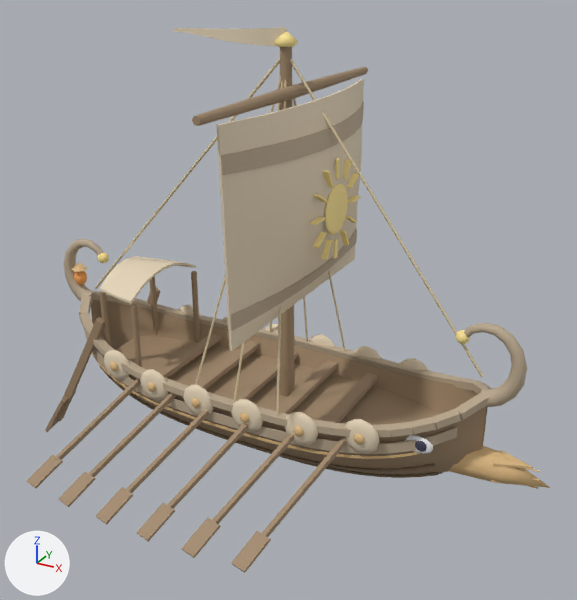
A saved change to the glTF model assets/models/civ/civ.ship.glb.
Both versions are drawn from a camera (50 mm lens) standing at (2.1, -3.52, 2.46) and looking at (0.18, -0.03, 0.72). Lighting does not change. The marker at lower left points along +X, +Y and +Z. The older version comes first. Vertices at exactly the same position are counted once.

Objects in the first picture: 'Bronze', 'Door', 'Ember', 'EyeWhite', 'Gold', 'Paint', 'PaintDark', 'Pupil', 'Rope', 'Wood'.
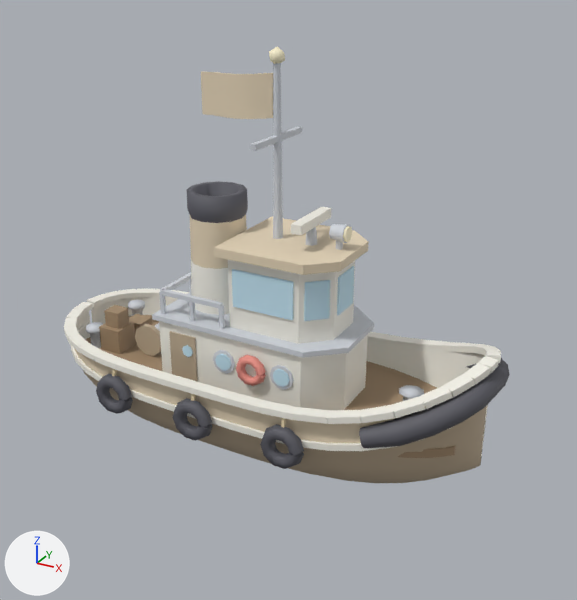
What changed in the scene script:
```text
Change me_sail:
    remove me_sail.from_pydata(...)  # 804 vertices, 1548 faces; spans x -0.96..0.88, y -0.74..0.74, z 0.1..2.12
    add me_sail.from_pydata(...)  # 148 vertices, 172 faces; spans x -1.3..1.3, y -0.5..0.5, z 0.14..1.9
    me_sail part 1: 804 vertices removed from x -0.96..0.88, y -0.74..0.74, z 0.1..2.12; 148 vertices added at x -1.3..1.3, y -0.5..0.5, z 0.14..1.9
Change me_riml0:
    remove me_riml0.from_pydata(...)  # 904 vertices, 1568 faces; spans x -1.47..1.47, y -0.73..0.73, z 0.09..1.66
    add me_riml0.from_pydata(...)  # 298 vertices, 516 faces; spans x -1.3..1.3, y -0.48..0.48, z -0.24..0.5
    me_riml0 part 2: a new loose piece, a box spanning x -0.425..-0.255, y -0.31..-0.296, z 0.2..0.5, in mat_paintdark (beige #bcaa90)
    me_riml0 part 3: a new loose piece, a 10-sided cylinder along y spanning x -0.82..-0.62, y -0.145..-0.115, z 0.205..0.395, in mat_paintdark (beige #bcaa90)
    me_riml0 part 4: a new loose piece of 242 vertices spanning x -1.3..1.3, y -0.48..0.48, z -0.24..0.43, in mat_paintdark (beige #bcaa90)
    me_riml0 part 5: 57 loose pieces with 688 vertices, spanning x -1.47..1.47, y -0.73..0.73, z 0.2..1.66, are deleted
    me_riml0 part 6: 216 vertices removed from x -1.2..1.33, y -0.43..0.43, z 0.09..0.44
    other edits to the shape of me_riml0 do not show in these pictures
Change me_hull:
    remove me_hull.from_pydata(...)  # 1250 vertices, 2176 faces; spans x -1.39..1.3, y -1.15..1.15, z -0.37..2.05
    add me_hull.from_pydata(...)  # 112 vertices, 208 faces; spans x -1.21..1.21, y -0.45..0.45, z 0.15..0.45
    me_hull part 7: a new loose piece, a box spanning x -1.03..-0.88, y -0.22..-0.06, z 0.2..0.35, in mat_wood (beige #a2896c)
    me_hull part 8: a new loose piece, a box spanning x -1.0..-0.88, y -0.02..0.1, z 0.2..0.32, in mat_wood (beige #a2896c)
    me_hull part 9: a new loose piece, a box spanning x -1.01..-0.91, y -0.18..-0.08, z 0.35..0.45, in mat_wood (beige #a2896c)
    me_hull part 10: the loose piece of 112 vertices spanning x -1.07..1.07, y -0.34..0.34, z 0.09..0.12 is rebuilt with 88 vertices and now spans x -1.21..1.21, y -0.45..0.45, z 0.15..0.2
    me_hull part 11: 41 loose pieces with 1138 vertices, spanning x -1.39..1.3, y -1.15..1.15, z -0.37..2.05, are deleted
Remove ob_bronze:
    ob_bronze = bpy.data.objects.new('Bronze', me_line_1)
Remove ob_door:
    ob_door = bpy.data.objects.new('Door', me_seam2_2)
Remove ob_ember:
    ob_ember = bpy.data.objects.new('Ember', me_lantern)
Remove ob_eyewhite:
    ob_eyewhite = bpy.data.objects.new('EyeWhite', me_eye_1)
Remove ob_gold:
    ob_gold = bpy.data.objects.new('Gold', me_prowtip)
Remove ob_pupil:
    ob_pupil = bpy.data.objects.new('Pupil', me_pupil_1)
Add ob_rubber:
    ob_rubber = bpy.data.objects.new('Rubber', me_funneltop)  # 451 vertices, 872 faces; spans x -0.8..1.38, y -0.57..0.57, z 0.02..1.26; in mat_rubber (dark grey #595961)
    ob_rubber.location = (0.0, 0.0, 0.0)
Add ob_metal:
    ob_metal = bpy.data.objects.new('Metal', me_houseedge)  # 351 vertices, 588 faces; spans x -1.13..0.97, y -0.32..0.32, z 0.2..1.95; in mat_metal (light grey #ced3da)
    ob_metal.location = (0.0, 0.0, 0.0)
Add ob_light:
    ob_light = bpy.data.objects.new('Light', me_lightmast)  # 28 vertices, 48 faces; spans x 0.06..0.512, y -0.042..0.042, z 1.093..2.025; in mat_light (beige #fff6d3)
    ob_light.location = (0.0, 0.0, 0.0)
Add ob_glass:
    ob_glass = bpy.data.objects.new('Glass', me_porthole_10)  # 160 vertices, 272 faces; spans x -0.34..0.51, y -0.316..0.316, z 0.352..0.93; in mat_glass (cyan #c4e5f3)
    ob_glass.location = (0.0, 0.0, 0.0)
Add ob_fruitred:
    ob_fruitred = bpy.data.objects.new('FruitRed', me_lifering_1)  # 108 vertices, 212 faces; spans x 0.02..0.199, y -0.341..0.346, z 0.315..0.485; in mat_fruitred (pink #ed9589)
    ob_fruitred.location = (0.0, 0.0, 0.0)
Add ob_bone:
    ob_bone = bpy.data.objects.new('Bone', me_inside)  # 982 vertices, 1540 faces; spans x -1.33..1.33, y -0.53..0.53, z -0.17..1.2; in mat_bone (white #f3f1e7)
    ob_bone.location = (0.0, 0.0, 0.0)
```

Where the change shows, as pixel boxes [x1, y1, x2, y2] in the pictures (577 x 600 px):
'Wood', reshaped (19% narrower, 71% shorter)
    before: [27, 47, 488, 573]
    after: [85, 305, 456, 458]
'Paint', reshaped
    before: [100, 27, 429, 454]
    after: [75, 71, 426, 443]
'Bone', added
    after: [64, 207, 501, 456]
'PaintDark', reshaped
    before: [64, 102, 527, 454]
    after: [83, 324, 488, 483]
'Rubber', added
    after: [96, 181, 510, 469]
'Metal', added
    after: [86, 63, 424, 401]
'Glass', added (cyan)
    after: [182, 266, 355, 387]
'Bronze', deleted
    before: [72, 263, 550, 489]
'Gold', deleted
    before: [98, 31, 470, 344]
'Door', deleted
    before: [99, 366, 443, 478]
'FruitRed', added (pink)
    after: [236, 355, 266, 386]
'Light', added
    after: [269, 47, 352, 242]
'EyeWhite', deleted
    before: [405, 435, 433, 454]
'Ember', deleted
    before: [74, 271, 87, 285]
'Pupil', deleted
    before: [415, 441, 427, 452]
part 2 of me_riml0, added (beige)
    after: [169, 331, 198, 382]
part 3 of me_riml0, added (beige)
    after: [135, 324, 161, 356]
part 4 of me_riml0, added (beige)
    after: [83, 370, 488, 483]
part 5 of me_riml0, deleted
    before: [64, 102, 527, 437]
part 6 of me_riml0, deleted
    before: [85, 333, 489, 454]
part 7 of me_hull, added (beige)
    after: [99, 322, 136, 354]
part 8 of me_hull, added
    after: [129, 314, 152, 334]
part 9 of me_hull, added (beige)
    after: [104, 305, 129, 329]
part 10 of me_hull, rebuilt (mostly hidden afterwards)
    before: [116, 336, 439, 458]
    after: [85, 315, 456, 458]
part 11 of me_hull, deleted
    before: [27, 47, 488, 573]
'Rope', unchanged, covered by the edit
    before: [94, 58, 484, 415]
    after: [112, 369, 286, 428]
